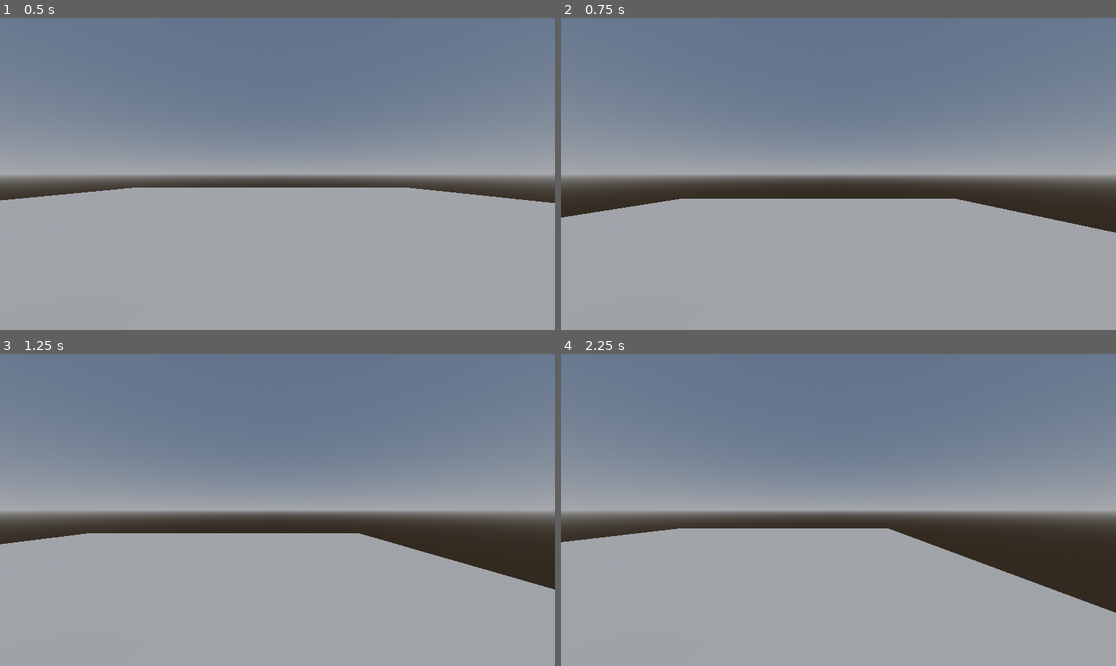
Above: before the commit, frames 1-4 (two rows, left to right).
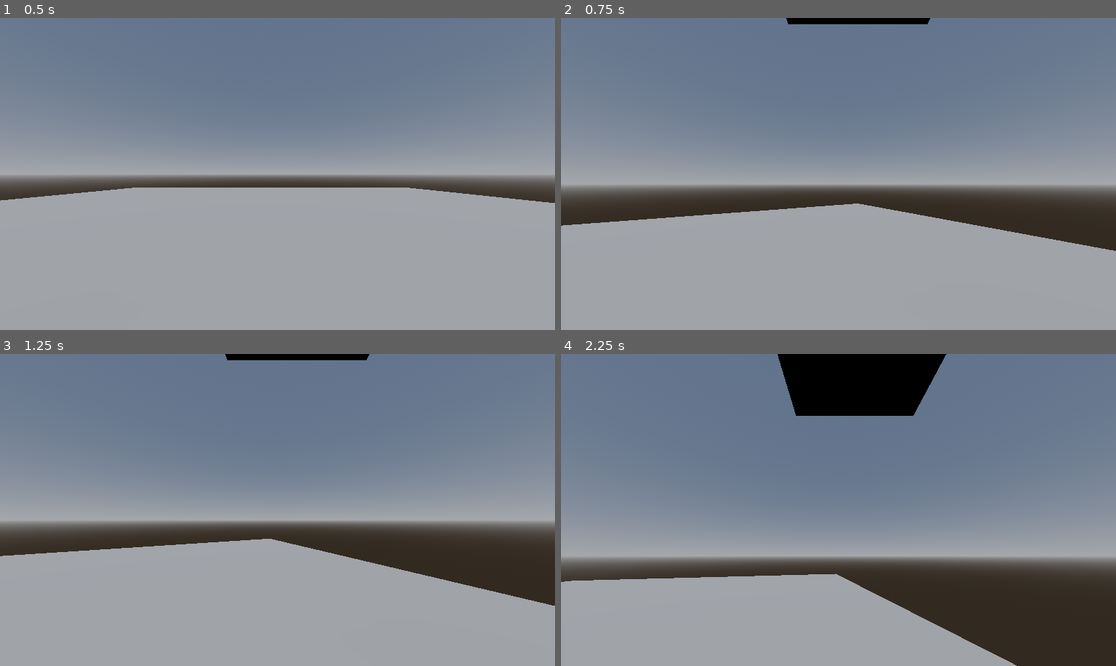
Above: after the commit, the same moments.

Repository: bradyholter/ONLYONE
Game: Godot game, scene res://levels/node_3d.tscn
Same seed, same stepped clock (60 frames per second), same inputs: the game is played once before the commit and once after it.
Inputs (mouse positions are in pixels of both pictures, inside the frame that each line leads up to):
- Up to frame 1 (0.5 s): no input
- Up to frame 2 (0.75 s): tap Enter (ui_accept) at 0.5 s; move the mouse to (960, 158) at 0.52 s; hold D (ui_right) from 0.53 s (still down)
- Up to frame 3 (1.25 s): keep holding D (ui_right); tap Enter (ui_accept) at 0.77 s
- Up to frame 4 (2.25 s): move the mouse to (727, 525) at 1.27 s; release D (ui_right) at 1.28 s; hold S (ui_down) 1.28-2.03 s; tap Enter (ui_accept) at 1.52 s; move the mouse to (894, 441) at 2.02 s; hold D (ui_right) from 2.03 s (still down)

Frame 1 is identical in both runs. In frame 2, 11% of the frame differs, in the area x 0-100%, y 0-75%; in frame 3, 12%; in frame 4, 37%, in the area x 0-100%, y 0-100%.

Commit message:
charactermouse
mouse ability

Diff:
--- a/oneshot/characters/character_body_3d.gd
+++ b/oneshot/characters/character_body_3d.gd
@@ -25,4 +25,13 @@
 		velocity.x = move_toward(velocity.x, 0, SPEED)
 		velocity.z = move_toward(velocity.z, 0, SPEED)
 
+
 	move_and_slide()
+var mouse_sensitivity = .002
+@onready var camera_3d = $Camera3D
+func _input(event: InputEvent) -> void:
+	if event is InputEventMouseMotion:
+		rotate_y(-event.relative.x * mouse_sensitivity)
+		camera_3d.rotate_x(-event.relative.y * mouse_sensitivity)
+func _ready() -> void:
+	Input.mouse_mode = Input.MOUSE_MODE_CAPTURED
--- a/oneshot/characters/character_body_3d.tscn
+++ b/oneshot/characters/character_body_3d.tscn
@@ -1,6 +1,7 @@
-[gd_scene load_steps=7 format=3 uid="uid://c5hdsrteij3n2"]
+[gd_scene load_steps=8 format=3 uid="uid://c5hdsrteij3n2"]
 
 [ext_resource type="Script" uid="uid://c7fbq8ph53iei" path="res://characters/character_body_3d.gd" id="1_6la13"]
+[ext_resource type="ArrayMesh" uid="uid://cjo33c4j711wn" path="res://assets/flashlight.obj" id="2_lbw71"]
 
 [sub_resource type="CapsuleShape3D" id="CapsuleShape3D_lbw71"]
 
@@ -34,3 +35,7 @@
 
 [node name="Camera3D" type="Camera3D" parent="."]
 fov = 90.0
+
+[node name="Flashlight" type="MeshInstance3D" parent="."]
+transform = Transform3D(0.03, 0, 0, 0, 0.0716702, 0, 0, 0, 0.03, 0, -1.423, 2.179)
+mesh = ExtResource("2_lbw71")
